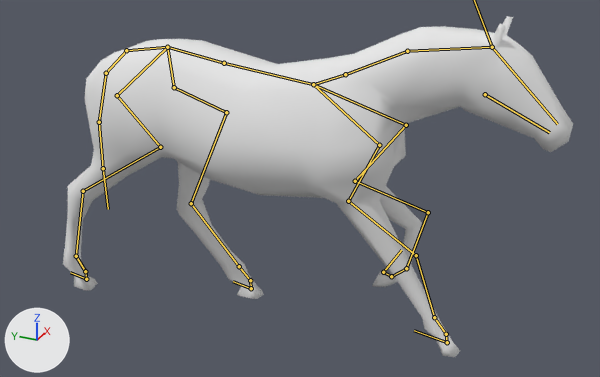
Two versions of the Blender file Assets/Models/horse_rigged.blend, one commit apart.
Rendered twice from a 50 mm lens placed at (-17.54, -9.18, 8.05), pointed at (0.08, -1.26, -0.76). Every picture has the same lights, and +X, +Y and +Z are marked at lower left. Both versions are drawn at frame 22 of the action 'GallopLeft'; the numbers are the values there. The bones that bend it are drawn over the model as lines.
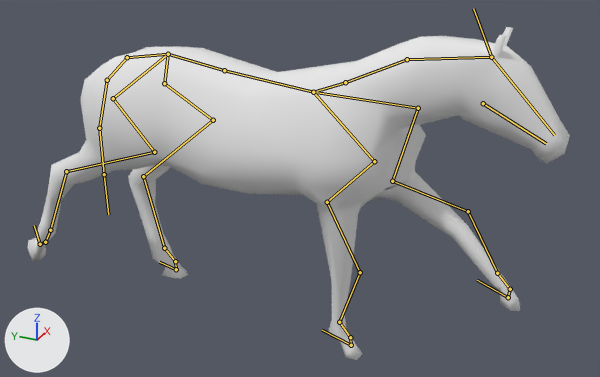
Pixel boxes (x1, y1, x2, y2) of what changed, in the pictures (600 x 377 px):
'Cube', posed (6% wider): before (63, 17, 573, 357); after (28, 27, 570, 360)
bone 'Bone.008', root to tip: before (167, 47) to (174, 87); after (168, 54) to (164, 83)
bone 'Hüfte.L', root to tip: before (174, 87) to (226, 112); after (164, 83) to (213, 120)
bone 'Oberschenkel.L', root to tip: before (226, 112) to (191, 203); after (213, 120) to (143, 176)
bone 'Unterschenkel.L', root to tip: before (191, 203) to (239, 266); after (143, 176) to (164, 248)
bone 'FesselHinten.L', root to tip: before (239, 266) to (250, 280); after (164, 248) to (175, 261)
bone 'Bone.009', root to tip: before (167, 47) to (117, 95); after (168, 54) to (113, 98)
bone 'Hüfte.R', root to tip: before (117, 95) to (160, 147); after (113, 98) to (154, 152)
bone 'Oberschenkel.R', root to tip: before (160, 147) to (83, 191); after (154, 152) to (66, 171)
bone 'Unterschenkel.R', root to tip: before (83, 191) to (76, 256); after (66, 171) to (50, 230)
bone 'FesselHinten.R', root to tip: before (76, 256) to (85, 271); after (50, 230) to (45, 242)
bone 'Schulter.L', root to tip: before (313, 84) to (406, 125); after (313, 92) to (418, 108)
bone 'Oberarm.L', root to tip: before (406, 125) to (355, 181); after (418, 108) to (392, 181)
bone 'Elle.L', root to tip: before (355, 181) to (428, 212); after (392, 181) to (468, 211)
bone 'Röhrbein.L', root to tip: before (428, 212) to (406, 268); after (468, 211) to (497, 273)
bone 'FesselVorne.L', root to tip: before (406, 268) to (391, 276); after (497, 273) to (510, 289)
bone 'HufVorne.L', root to tip: before (391, 276) to (383, 272); after (510, 289) to (508, 297)
bone 'Schulter.R', root to tip: before (313, 84) to (379, 145); after (313, 92) to (374, 161)
bone 'Oberarm.R', root to tip: before (379, 145) to (348, 201); after (374, 161) to (327, 202)
bone 'Elle.R', root to tip: before (348, 201) to (416, 255); after (327, 202) to (360, 272)
bone 'Röhrbein.R', root to tip: before (416, 255) to (434, 317); after (360, 272) to (339, 322)
bone 'FesselVorne.R', root to tip: before (434, 317) to (446, 334); after (339, 322) to (350, 337)

Edits to the bpy script that builds the scene:
```text
Change bone_root:
    where bone_root = bpy.data.objects['Armature'].pose.bones['Root']
    bone_root.location: (0.0, 0.07, 0.01) -> (0.0, -0.11, -0.01)
Change bone_bone_008:
    where bone_bone_008 = bpy.data.objects['Armature'].pose.bones['Bone.008']  # child of 'Rückenwirbel2'
    bone_bone_008.rotation_quaternion: (0.988, 0.051, -0.073, -0.125) -> (0.995, 0.087, -0.05, -0.01)  # degrees (7, -8, -15) -> degrees (10, -6, -2)
Change bone_hüfte_l:
    where bone_hüfte_l = bpy.data.objects['Armature'].pose.bones['Hüfte.L']  # child of 'Bone.008'
    bone_hüfte_l.rotation_quaternion: (0.997, 0.007, -0.033, -0.068) -> (0.996, -0.013, -0.048, -0.072)  # degrees (1, -4, -8) -> degrees (-1, -6, -8)
Change bone_oberschenkel_l:
    where bone_oberschenkel_l = bpy.data.objects['Armature'].pose.bones['Oberschenkel.L']  # child of 'Hüfte.L'
    bone_oberschenkel_l.rotation_quaternion: (0.999, 0.036, 0.003, 0.03) -> (0.989, 0.14, 0.017, 0.043)  # degrees (4, 0, 3) -> degrees (16, 1, 5)
Change bone_unterschenkel_l:
    where bone_unterschenkel_l = bpy.data.objects['Armature'].pose.bones['Unterschenkel.L']  # child of 'Oberschenkel.L'
    bone_unterschenkel_l.rotation_quaternion: (0.976, -0.219, 0.002, 0.015) -> (0.977, -0.21, 0.001, 0.027)  # degrees (-25, 1, 2) -> degrees (-24, 1, 3)
Change bone_fesselhinten_l:
    where bone_fesselhinten_l = bpy.data.objects['Armature'].pose.bones['FesselHinten.L']  # child of 'Unterschenkel.L'
    bone_fesselhinten_l.rotation_quaternion: (0.967, 0.254, -0.015, -0.007) -> (1.0, 0.022, -0.01, -0.001)  # degrees (29, -1, -1) -> degrees (3, -1, 0)
Change bone_bone_009:
    where bone_bone_009 = bpy.data.objects['Armature'].pose.bones['Bone.009']  # child of 'Rückenwirbel2'
    bone_bone_009.rotation_quaternion: (0.999, 0.02, -0.009, -0.046) -> (0.995, 0.059, -0.01, -0.075)  # degrees (2, -1, -5) -> degrees (7, -1, -9)
Change bone_hüfte_r:
    where bone_hüfte_r = bpy.data.objects['Armature'].pose.bones['Hüfte.R']  # child of 'Bone.009'
    bone_hüfte_r.rotation_quaternion: (1.0, -0.011, 0.008, 0.003) -> (0.999, -0.019, 0.027, 0.015)  # degrees (-1, 1, 0) -> degrees (-2, 3, 2)
Change bone_oberschenkel_r:
    where bone_oberschenkel_r = bpy.data.objects['Armature'].pose.bones['Oberschenkel.R']  # child of 'Hüfte.R'
    bone_oberschenkel_r.rotation_quaternion: (0.997, 0.073, -0.003, -0.008) -> (0.983, 0.164, -0.013, -0.025)  # degrees (8, 0, -1) -> degrees (19, -1, -3)
Change bone_unterschenkel_r:
    where bone_unterschenkel_r = bpy.data.objects['Armature'].pose.bones['Unterschenkel.R']  # child of 'Oberschenkel.R'
    bone_unterschenkel_r.rotation_quaternion: (1.0, -0.008, 0.0, -0.002) -> (0.999, -0.03, 0.0, -0.016)  # degrees (-1, 0, 0) -> degrees (-3, 0, -2)
Change bone_fesselhinten_r:
    where bone_fesselhinten_r = bpy.data.objects['Armature'].pose.bones['FesselHinten.R']  # child of 'Unterschenkel.R'
    bone_fesselhinten_r.rotation_quaternion: (0.994, -0.113, 0.008, 0.001) -> (0.892, 0.293, 0.026, 0.025)  # degrees (-13, 1, 0) -> degrees (36, 2, 4)
Change bone_schulter_l:
    where bone_schulter_l = bpy.data.objects['Armature'].pose.bones['Schulter.L']  # child of 'Root'
    bone_schulter_l.rotation_quaternion: (0.999, 0.043, -0.013, -0.018) -> (0.981, 0.15, -0.064, -0.106)  # degrees (5, -1, -2) -> degrees (18, -5, -13)
Change bone_oberarm_l:
    where bone_oberarm_l = bpy.data.objects['Armature'].pose.bones['Oberarm.L']  # child of 'Schulter.L'
    bone_oberarm_l.rotation_quaternion: (1.0, -0.001, 0.015, 0.022) -> (0.997, -0.057, 0.029, 0.04)  # degrees (0, 2, 3) -> degrees (-6, 4, 4)
Change bone_elle_l:
    where bone_elle_l = bpy.data.objects['Armature'].pose.bones['Elle.L']  # child of 'Oberarm.L'
    bone_elle_l.rotation_quaternion: (0.902, -0.429, 0.034, 0.013) -> (0.949, -0.248, 0.012, 0.014)  # degrees (-51, 4, 0) -> degrees (-29, 2, 1)
Change bone_röhrbein_l:
    where bone_röhrbein_l = bpy.data.objects['Armature'].pose.bones['Röhrbein.L']  # child of 'Elle.L'
    bone_röhrbein_l.rotation_quaternion: (0.879, 0.478, 0.001, 0.0) -> (0.965, 0.117, 0.003, 0.003)  # degrees (57, 0, 0) -> degrees (14, 0, 0)
Change bone_fesselvorne_l:
    where bone_fesselvorne_l = bpy.data.objects['Armature'].pose.bones['FesselVorne.L']  # child of 'Röhrbein.L'
    bone_fesselvorne_l.rotation_quaternion: (0.731, 0.683, 0.005, 0.001) -> (0.913, 0.318, 0.009, 0.006)  # degrees (86, 0, 1) -> degrees (38, 1, 1)
Change bone_hufvorne_l:
    where bone_hufvorne_l = bpy.data.objects['Armature'].pose.bones['HufVorne.L']  # child of 'FesselVorne.L'
    bone_hufvorne_l.rotation_quaternion: (0.963, 0.27, -0.002, -0.001) -> (0.987, 0.151, -0.001, 0.0)  # degrees (31, 0, 0) -> degrees (17, 0, 0)
Change bone_schulter_r:
    where bone_schulter_r = bpy.data.objects['Armature'].pose.bones['Schulter.R']  # child of 'Root'
    bone_schulter_r.rotation_quaternion: (0.988, 0.124, 0.024, 0.084) -> (0.994, 0.09, -0.004, 0.051)  # degrees (14, 2, 10) -> degrees (10, -1, 6)
Change bone_oberarm_r:
    where bone_oberarm_r = bpy.data.objects['Armature'].pose.bones['Oberarm.R']  # child of 'Schulter.R'
    bone_oberarm_r.rotation_quaternion: (0.998, 0.012, -0.01, -0.055) -> (0.994, 0.092, -0.005, -0.048)  # degrees (1, -1, -6) -> degrees (11, 0, -6)
Change bone_elle_r:
    where bone_elle_r = bpy.data.objects['Armature'].pose.bones['Elle.R']  # child of 'Oberarm.R'
    bone_elle_r.rotation_quaternion: (0.988, -0.151, 0.001, -0.017) -> (0.999, -0.018, 0.009, -0.017)  # degrees (-17, 0, -2) -> degrees (-2, 1, -2)
Change bone_röhrbein_r:
    where bone_röhrbein_r = bpy.data.objects['Armature'].pose.bones['Röhrbein.R']  # child of 'Elle.R'
    bone_röhrbein_r.rotation_quaternion: (1.0, -0.003, -0.004, -0.002) -> (0.998, 0.049, -0.001, -0.001)  # degrees (0, 0, 0) -> degrees (6, 0, 0)
Change bone_fesselvorne_r:
    where bone_fesselvorne_r = bpy.data.objects['Armature'].pose.bones['FesselVorne.R']  # child of 'Röhrbein.R'
    bone_fesselvorne_r.rotation_quaternion: (0.963, 0.268, -0.002, 0.011) -> (0.981, -0.056, -0.002, 0.004)  # degrees (31, -1, 1) -> degrees (-7, 0, 0)
```
